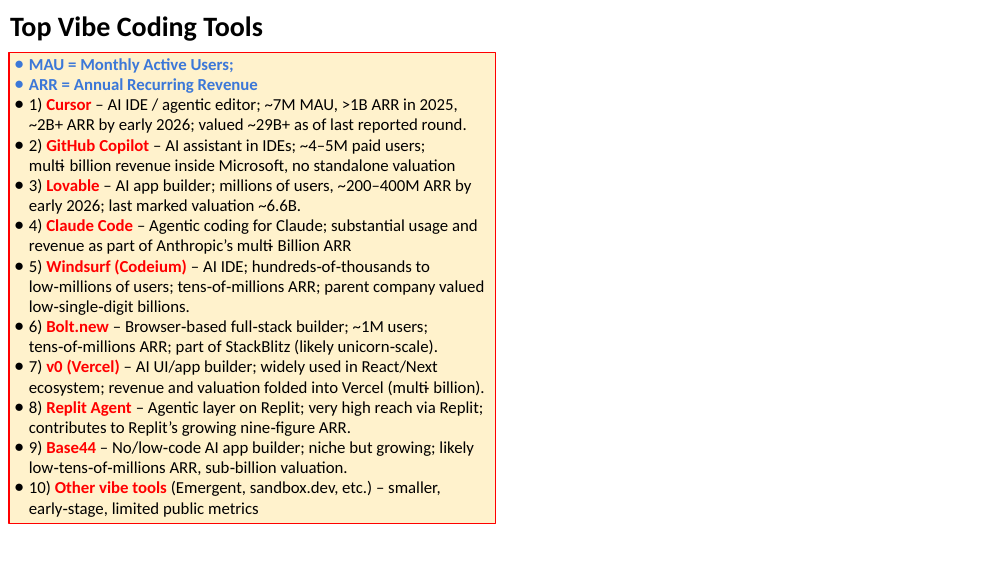
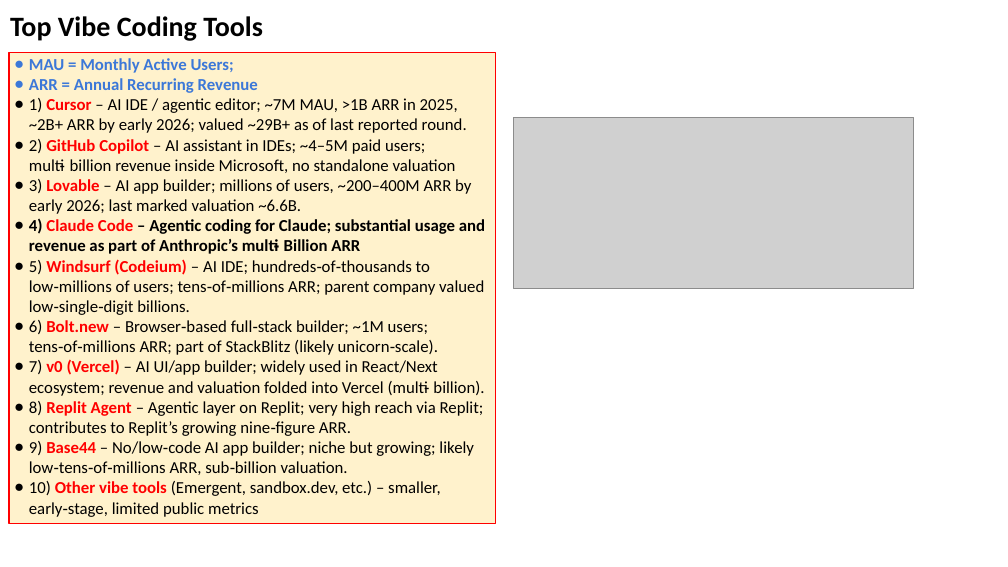
Before and after one commit to lselector/seminar, a slide deck: slide 11 of 2026/2026-06-05-AI-Updates.pptx (slide 9 before the commit). Drawn at 1008x567 pixels with LibreOffice and Linux fonts; fonts in the diff are those of the drawing; grey boxes stand for pictures. Boxes give left, top, right and bottom in pixels: in the first picture for what was removed or moved away, otherwise in the second. Text is boxed around its words. In the diff, an @@ line names an element or a change of style, - is before the commit and + after.

```diff
--- a/2026/2026-06-05-AI-Updates.pptx
+++ b/2026/2026-06-05-AI-Updates.pptx
@@ picture added at [514, 117, 914, 288] @@
@@ text in rectangle at [29, 218, 485, 254]: bold on in "4) – Agentic coding for Claude; substantial ..." @@
```
Also in this commit, not shown: 12 other slides changed, 4 slides added.
